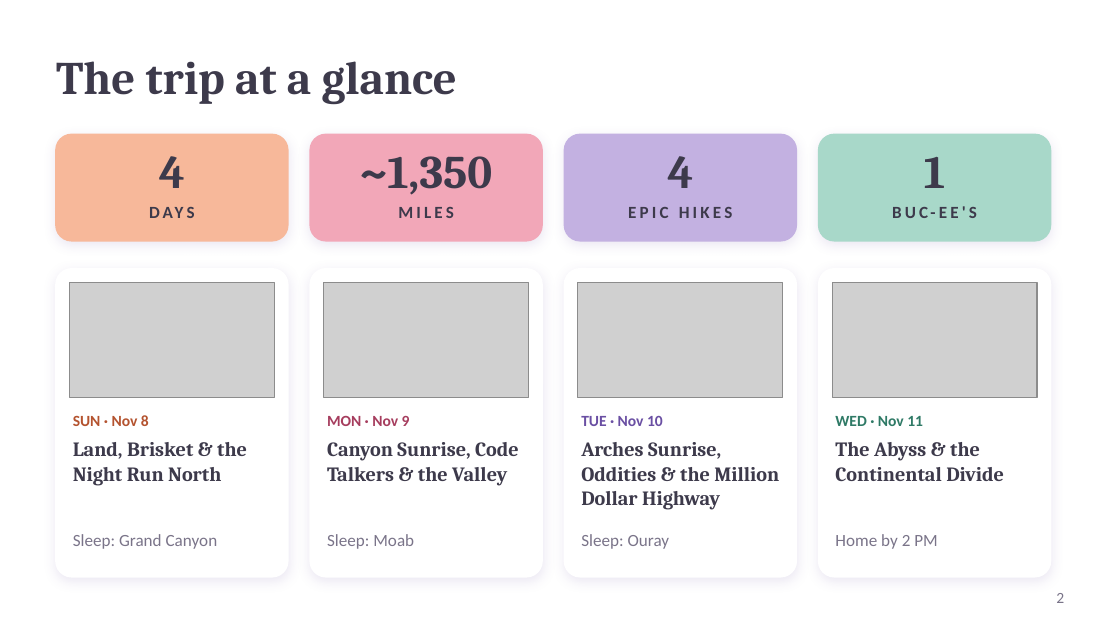
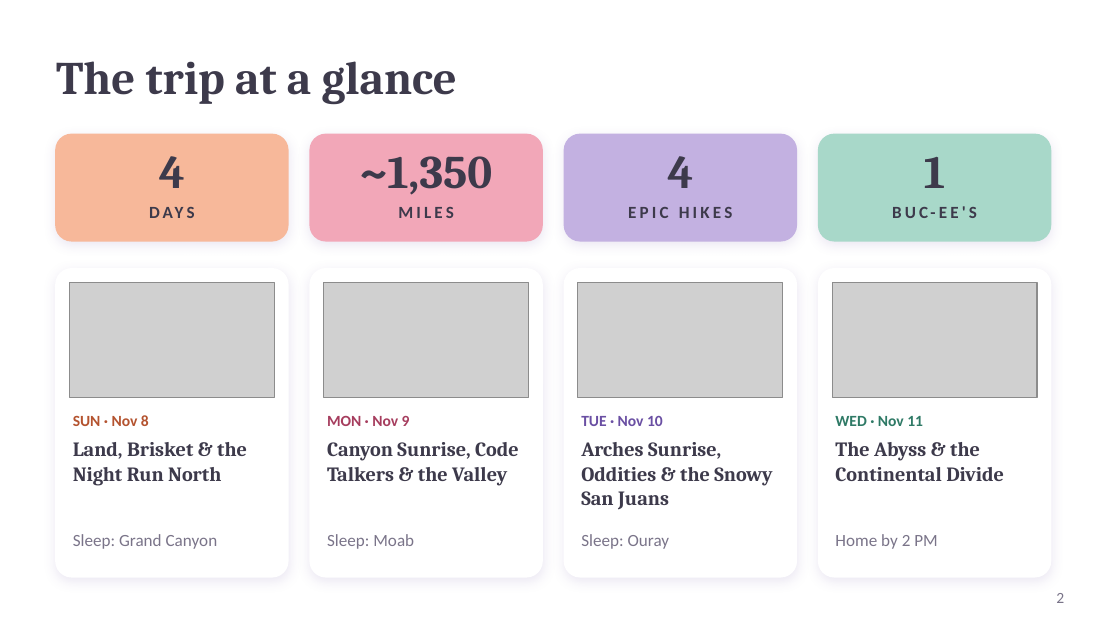
Before and after one commit to kohl-crypto/desert-to-divide, a slide deck: slide 2 of Desert-to-Divide-Tour-Guide.pptx. Drawn at 1120x630 pixels with LibreOffice and Linux fonts; fonts in the diff are those of the drawing; grey boxes stand for pictures. Boxes give left, top, right and bottom in pixels: in the first picture for what was removed or moved away, otherwise in the second. Text is boxed around its words. In the diff, an @@ line names an element or a change of style, - is before the commit and + after.

```diff
--- a/Desert-to-Divide-Tour-Guide.pptx
+++ b/Desert-to-Divide-Tour-Guide.pptx
@@ text at [581, 442, 772, 510]: text changed @@
-Arches Sunrise, Oddities & the Million Dollar Highway
+Arches Sunrise, Oddities & the Snowy San Juans
```
Also in this commit, not shown: 13 other slides changed, 4 other files.
